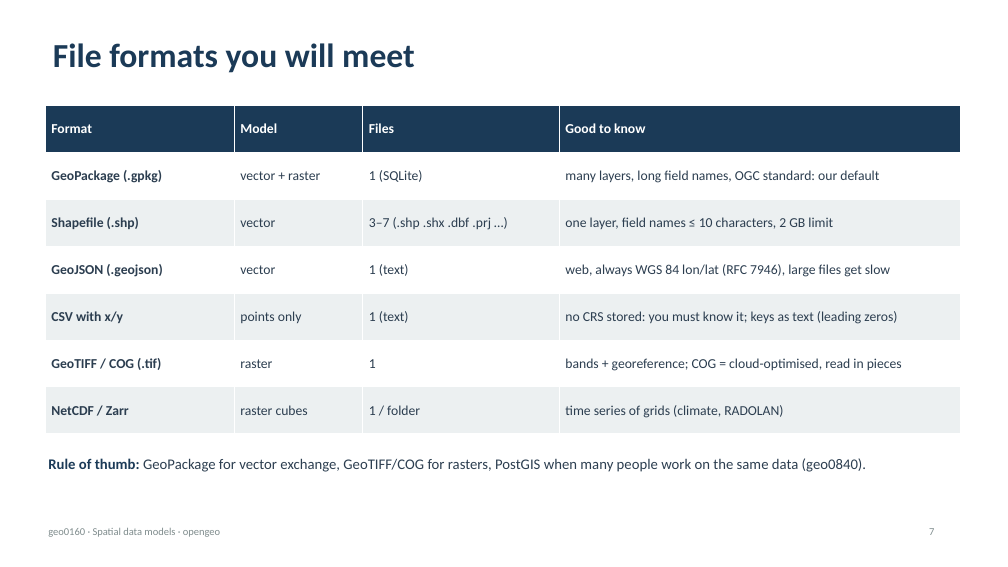
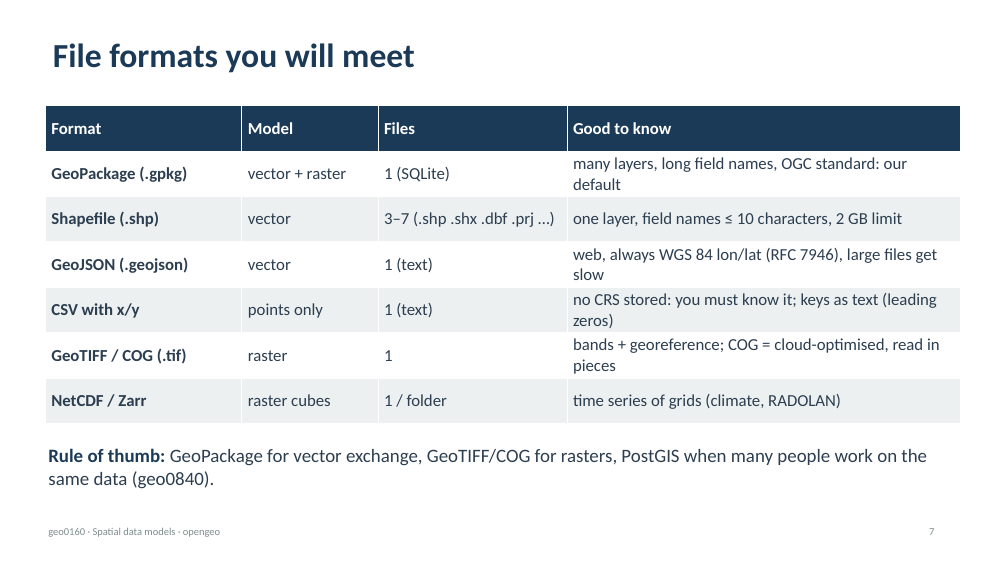
Before and after one commit to EOLab-HSRW/ee8136-ws2026, a slide deck: slide 7 of s02_2026-10-13/geo0160_Data_Models_Formats.pptx. Drawn at 1008x567 pixels with LibreOffice and Linux fonts; fonts in the diff are those of the drawing; background and template pictures are left out. Boxes give left, top, right and bottom in pixels: in the first picture for what was removed or moved away, otherwise in the second. Text is boxed around its words. In the diff, an @@ line names an element or a change of style, - is before the commit and + after.

```diff
--- a/s02_2026-10-13/geo0160_Data_Models_Formats.pptx
+++ b/s02_2026-10-13/geo0160_Data_Models_Formats.pptx
@@ table at (45,106,960,423) @@
@@ size 13 to 16 pt @@
@@ text "Rule of thumb: GeoPackage for ...": place and size @@
-text "Rule of thumb: GeoPackage for ..." at (48,458,866,472)
+text "Rule of thumb: GeoPackage for ..." at (48,448,927,489)
@@ text "Rule of thumb: GeoPackage for ..." at (48,448,927,489): size 14 to 18 pt @@
```
Also in this commit, not shown: 12 other slides changed.
